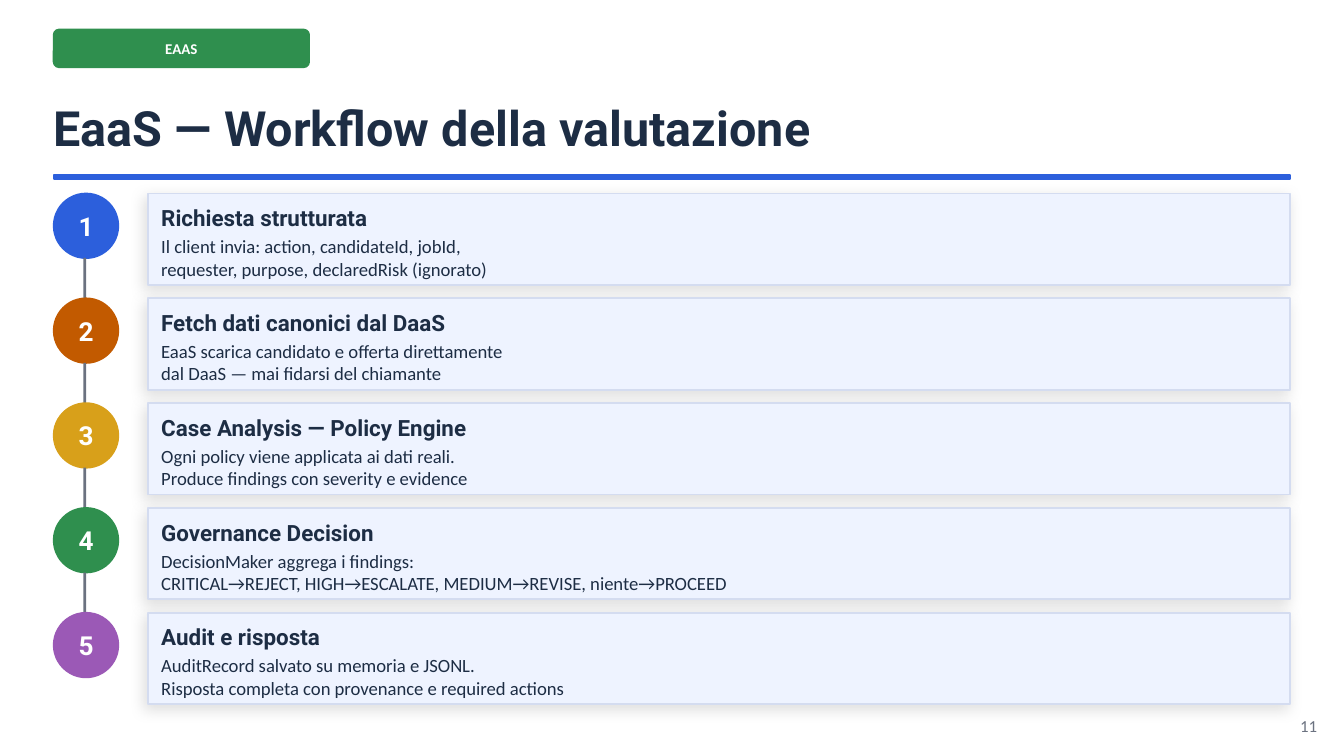
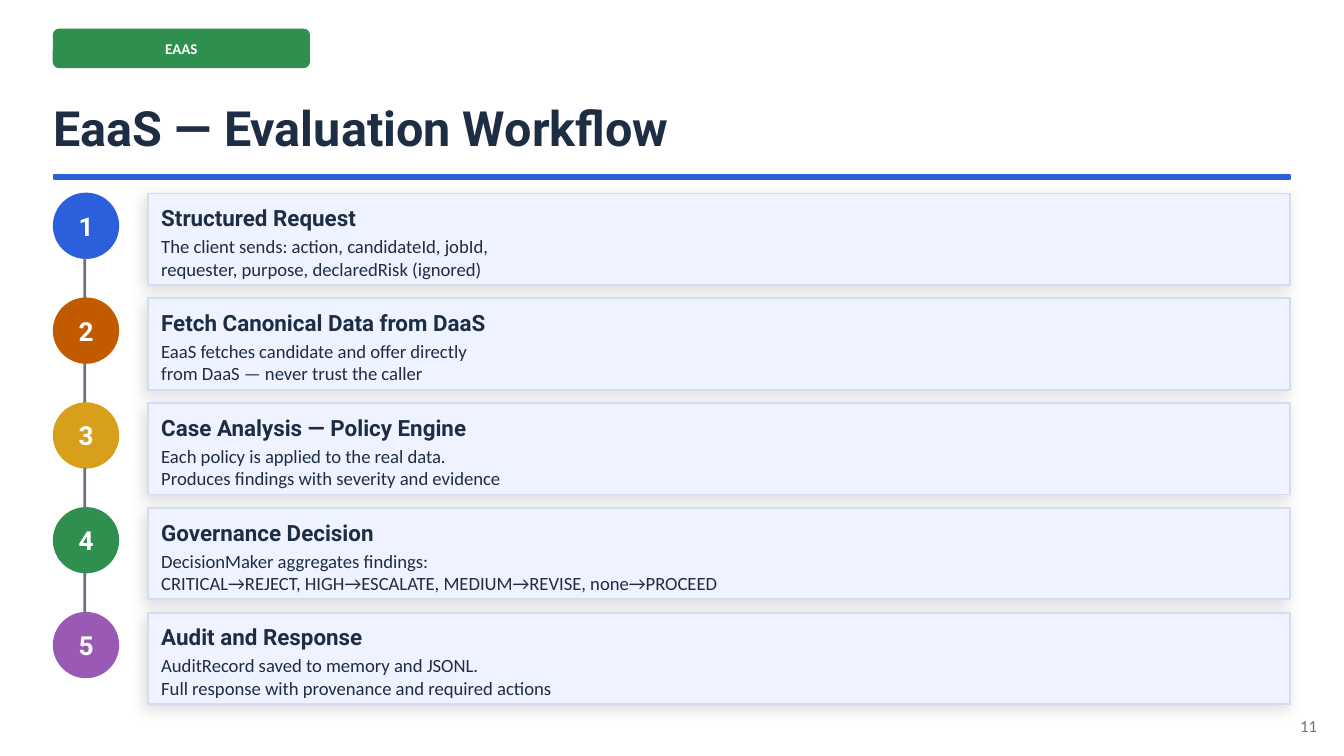
Before and after one commit to ediscota/SOSE-Homework, a slide deck: slide 11 of slides/SoSE-Employment-DaaS-EaaS.pptx. Drawn at 1344x756 pixels with LibreOffice and Linux fonts; fonts in the diff are those of the drawing. Boxes give left, top, right and bottom in pixels: in the first picture for what was removed or moved away, otherwise in the second. Text is boxed around its words. In the diff, an @@ line names an element or a change of style, - is before the commit and + after.

```diff
--- a/slides/SoSE-Employment-DaaS-EaaS.pptx
+++ b/slides/SoSE-Employment-DaaS-EaaS.pptx
@@ text at box(54, 109, 669, 147): text changed @@
-EaaS — Workflow della valutazione
+EaaS — Evaluation Workflow
@@ text at box(161, 209, 356, 231): text changed @@
-Richiesta strutturata
+Structured Request
@@ text at box(161, 240, 488, 279): text changed @@
-Il client invia: action, candidateId, jobId,
-requester, purpose, declaredRisk (ignorato)
+The client sends: action, candidateId, jobId,
+requester, purpose, declaredRisk (ignored)
@@ text at box(161, 314, 485, 332): text changed @@
-Fetch dati canonici dal DaaS
+Fetch Canonical Data from DaaS
@@ text at box(161, 345, 466, 380): text changed @@
-EaaS scarica candidato e offerta direttamente
-dal DaaS — mai fidarsi del chiamante
+EaaS fetches candidate and offer directly
+from DaaS — never trust the caller
@@ text at box(161, 450, 500, 488): text changed @@
-Ogni policy viene applicata ai dati reali.
-Produce findings con severity e evidence
+Each policy is applied to the real data.
+Produces findings with severity and evidence
@@ text at box(161, 555, 717, 592): text changed @@
-DecisionMaker aggrega i findings:
-CRITICAL→REJECT, HIGH→ESCALATE, MEDIUM→REVISE, niente→PROCEED
+DecisionMaker aggregates findings:
+CRITICAL→REJECT, HIGH→ESCALATE, MEDIUM→REVISE, none→PROCEED
@@ text at box(161, 628, 362, 650): text changed @@
-Audit e risposta
+Audit and Response
@@ text at box(161, 659, 551, 698): text changed @@
-AuditRecord salvato su memoria e JSONL.
-Risposta completa con provenance e required actions
+AuditRecord saved to memory and JSONL.
+Full response with provenance and required actions
```
Also in this commit, not shown: 19 other slides changed, 2 slides added, 2 slides removed, 2 other files.
